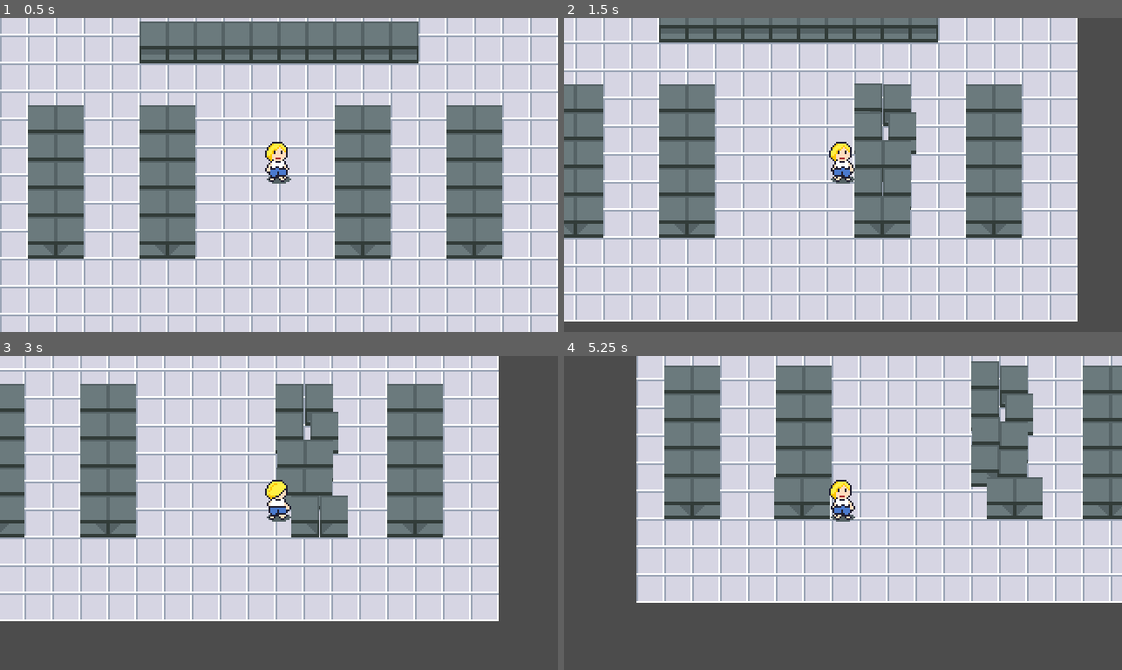
Above: before the commit, frames 1-4 (two rows, left to right).
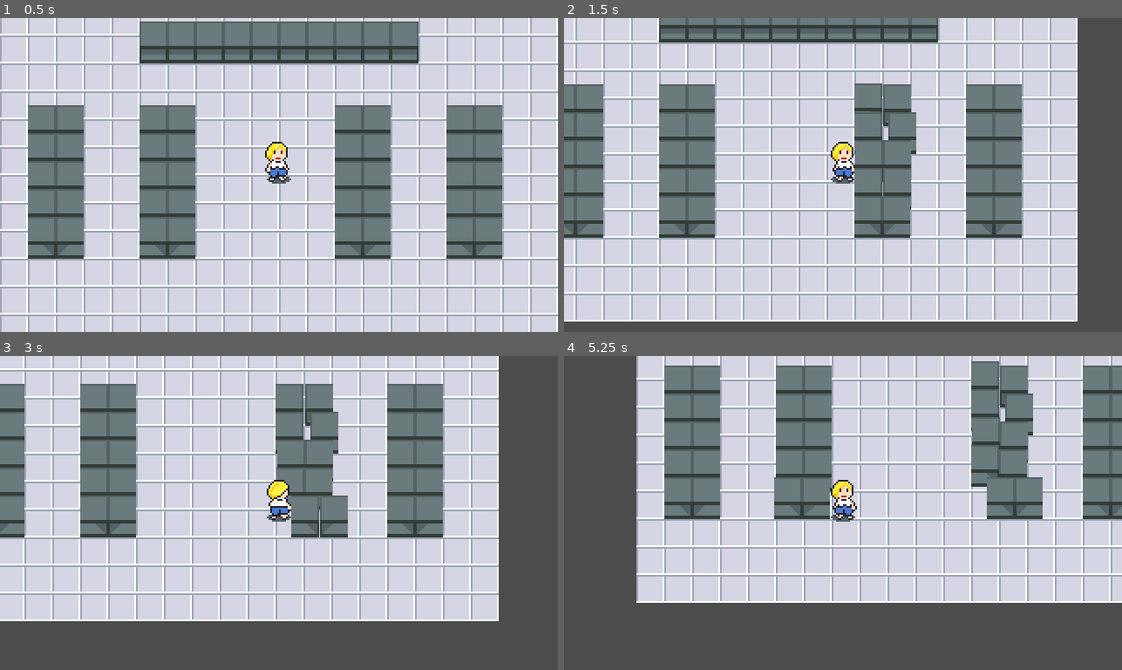
Above: after the commit, the same moments.

Repository: martindzejky/the-last-toilet-paper
Game: Godot game, scene res://scenes/main.tscn
Two runs of this game, one before a commit and one after it. Both use one fixed random seed, a clock stepped at 60 frames per second and the inputs below.
Inputs:
- Up to frame 1 (0.5 s): no input
- Up to frame 2 (1.5 s): tap Enter at 0.5 s; hold D (move_right) 0.53-1.28 s; hold S (move_down) from 1.28 s (still down)
- Up to frame 3 (3 s): release S (move_down) at 2.03 s; hold D (move_right) 2.03-2.78 s; hold W (move_up) from 2.78 s (still down)
- Up to frame 4 (5.25 s): release W (move_up) at 3.53 s; hold A (move_left) 3.53-5.03 s; hold S (move_down) from 5.03 s (still down)

Frame 1 is identical in both runs. In frame 2, 0.3% of the frame differs, in the area x 47-53%, y 39-53%; in frame 3, 0.2%; in frame 4, 0.3%.

Commit message:
use new karen sprites

Diff:
--- a/animation/karen.tres
+++ b/animation/karen.tres
@@ -1,58 +1,58 @@
 [gd_resource type="SpriteFrames" load_steps=10 format=2]
 
-[ext_resource path="res://gfx/karen.png" type="Texture" id=1]
+[ext_resource path="res://gfx/karen-Sheet.png" type="Texture" id=1]
+
+[sub_resource type="AtlasTexture" id=1]
+atlas = ExtResource( 1 )
+region = Rect2( 128, 0, 16, 24 )
 
 [sub_resource type="AtlasTexture" id=2]
 atlas = ExtResource( 1 )
-region = Rect2( 0, 0, 16, 24 )
+region = Rect2( 144, 0, 16, 24 )
 
 [sub_resource type="AtlasTexture" id=3]
 atlas = ExtResource( 1 )
-region = Rect2( 16, 0, 16, 24 )
+region = Rect2( 96, 0, 16, 24 )
 
 [sub_resource type="AtlasTexture" id=4]
 atlas = ExtResource( 1 )
-region = Rect2( 32, 24, 16, 24 )
+region = Rect2( 112, 0, 16, 24 )
 
 [sub_resource type="AtlasTexture" id=5]
 atlas = ExtResource( 1 )
-region = Rect2( 48, 24, 16, 24 )
+region = Rect2( 32, 0, 16, 24 )
 
 [sub_resource type="AtlasTexture" id=6]
 atlas = ExtResource( 1 )
-region = Rect2( 0, 24, 16, 24 )
+region = Rect2( 48, 0, 16, 24 )
 
 [sub_resource type="AtlasTexture" id=7]
 atlas = ExtResource( 1 )
-region = Rect2( 16, 24, 16, 24 )
+region = Rect2( 0, 0, 16, 24 )
 
 [sub_resource type="AtlasTexture" id=8]
 atlas = ExtResource( 1 )
-region = Rect2( 32, 0, 16, 24 )
-
-[sub_resource type="AtlasTexture" id=9]
-atlas = ExtResource( 1 )
-region = Rect2( 48, 0, 16, 24 )
+region = Rect2( 16, 0, 16, 24 )
 
 [resource]
 animations = [ {
-"frames": [ SubResource( 2 ), SubResource( 3 ) ],
-"loop": true,
-"name": "run_up",
-"speed": 5.0
-}, {
-"frames": [ SubResource( 4 ), SubResource( 5 ) ],
+"frames": [ SubResource( 1 ), SubResource( 2 ) ],
 "loop": true,
 "name": "run_right",
 "speed": 5.0
 }, {
-"frames": [ SubResource( 6 ), SubResource( 7 ) ],
+"frames": [ SubResource( 3 ), SubResource( 4 ) ],
 "loop": true,
 "name": "run_down",
 "speed": 5.0
 }, {
-"frames": [ SubResource( 8 ), SubResource( 9 ) ],
+"frames": [ SubResource( 5 ), SubResource( 6 ) ],
 "loop": true,
 "name": "run_left",
 "speed": 5.0
+}, {
+"frames": [ SubResource( 7 ), SubResource( 8 ) ],
+"loop": true,
+"name": "run_up",
+"speed": 5.0
 } ]
Binary file added: gfx/karen-Sheet.png
Binary file changed: gfx/karen.aseprite
